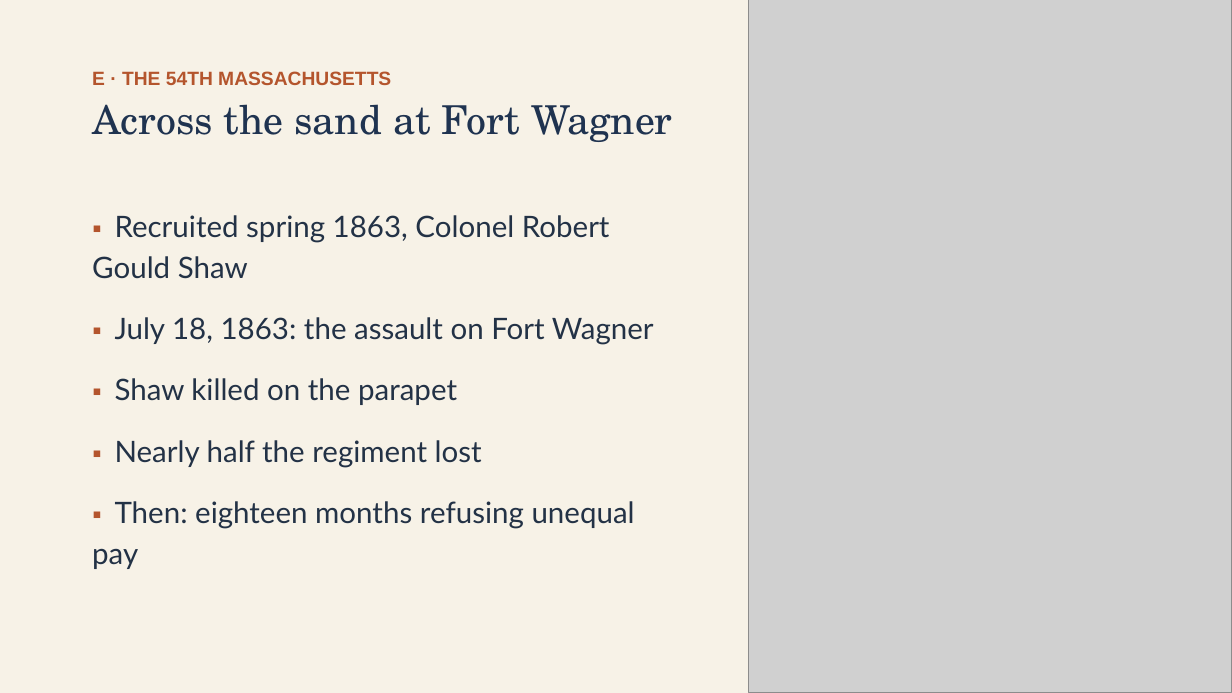
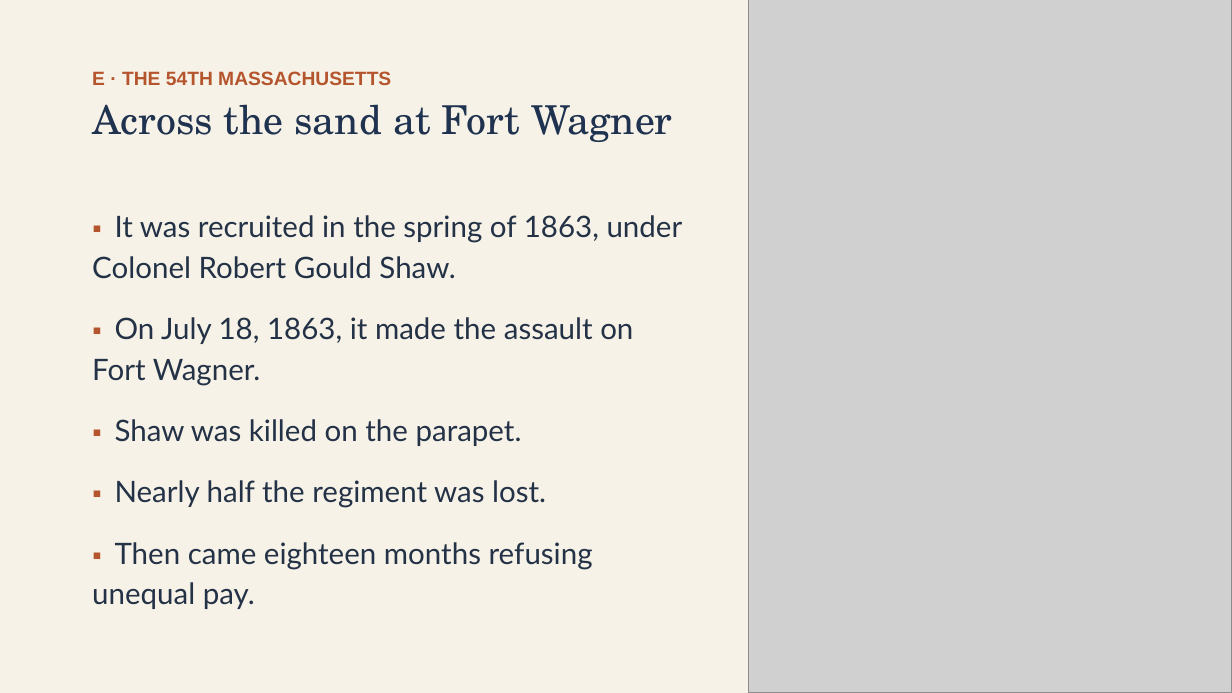
Before and after one commit to ab17gthb/humanities-curriculum-group, a slide deck: slide 15 of sectional-crisis/lesson-07/lesson-07-slides.pptx. Drawn at 1232x693 pixels with LibreOffice and Linux fonts; fonts in the diff are those of the drawing; grey boxes stand for pictures. Boxes give left, top, right and bottom in pixels: in the first picture for what was removed or moved away, otherwise in the second. Text is boxed around its words. In the diff, an @@ line names an element or a change of style, - is before the commit and + after.

```diff
--- a/sectional-crisis/lesson-07/lesson-07-slides.pptx
+++ b/sectional-crisis/lesson-07/lesson-07-slides.pptx
@@ text at bbox=[92, 215, 683, 609]: text changed @@
-▪ Recruited spring 1863, Colonel Robert Gould Shaw
-▪ July 18, 1863: the assault on Fort Wagner
-▪ Shaw killed on the parapet
-▪ Nearly half the regiment lost
-▪ Then: eighteen months refusing unequal pay
+▪ It was recruited in the spring of 1863, under Colonel Robert Gould Shaw.
+▪ On July 18, 1863, it made the assault on Fort Wagner.
+▪ Shaw was killed on the parapet.
+▪ Nearly half the regiment was lost.
+▪ Then came eighteen months refusing unequal pay.
```
Also in this commit, not shown: 7 other slides changed, 6 other files.
